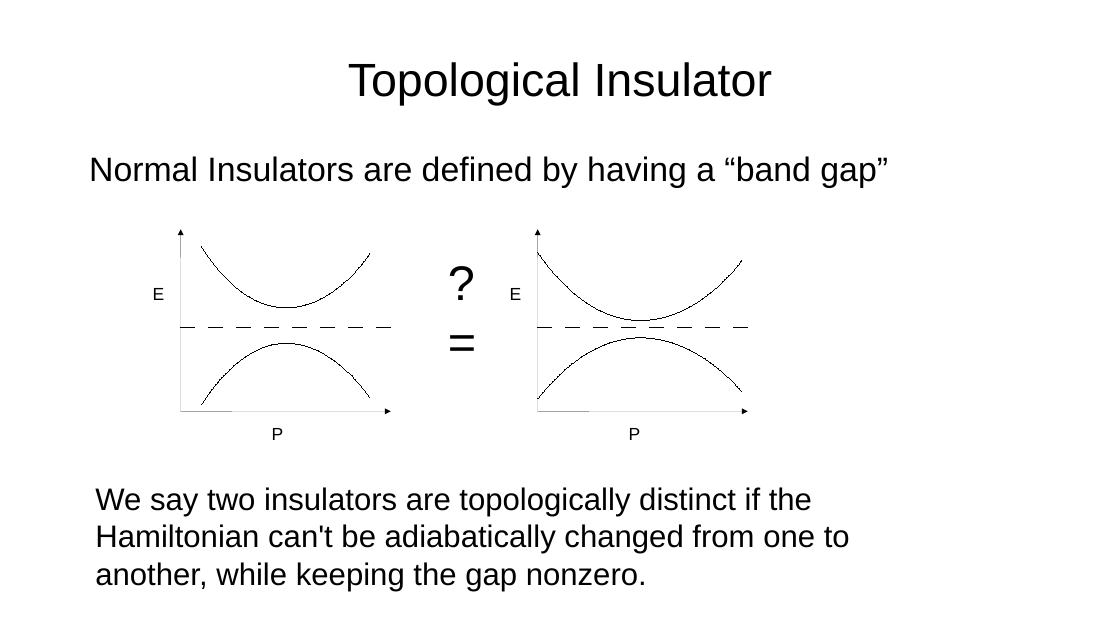
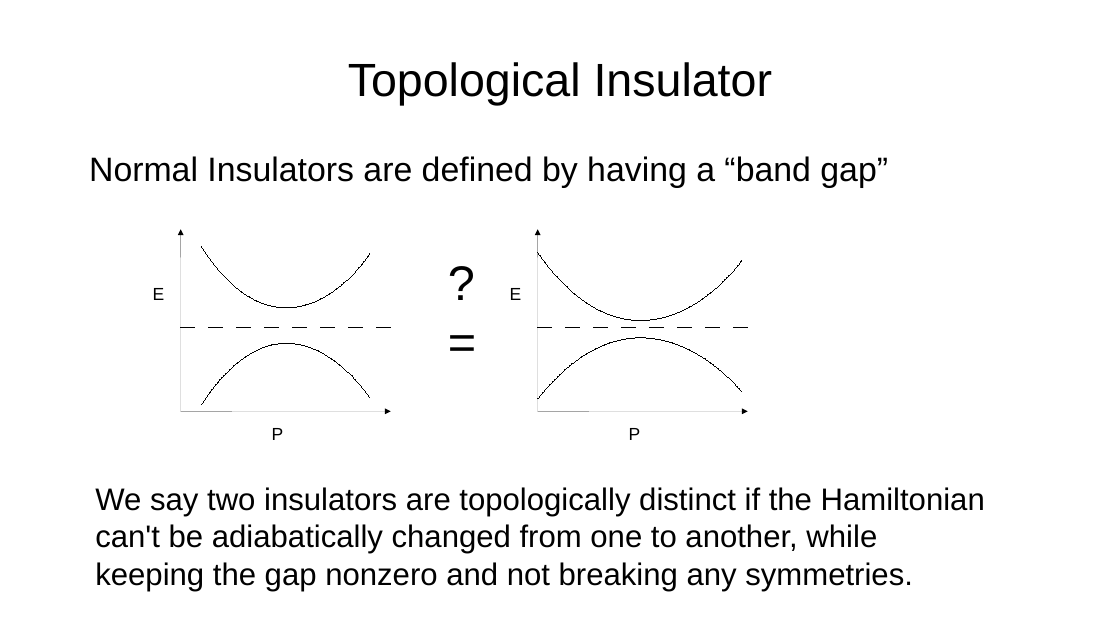
Before and after one commit to asirota12/Thesis, a slide deck: slide 12 of ThesisDefense.odp (slide 11 before the commit). Drawn at 1120x630 pixels with LibreOffice and Linux fonts; fonts in the diff are those of the drawing. Boxes give left, top, right and bottom in pixels: in the first picture for what was removed or moved away, otherwise in the second. Text is boxed around its words. In the diff, an @@ line names an element or a change of style, - is before the commit and + after.

```diff
--- a/ThesisDefense.odp
+++ b/ThesisDefense.odp
@@ text at (x1=95, y1=487, x2=985, y2=591): text changed @@
-We say two insulators are topologically distinct if the Hamiltonian can't be adiabatically changed from one to another, while keeping the gap nonzero.
+We say two insulators are topologically distinct if the Hamiltonian can't be adiabatically changed from one to another, while keeping the gap nonzero and not breaking any symmetries.
```
Also in this commit, not shown: 9 other slides changed, 11 slides added, 6 slides removed, 1 other file.
